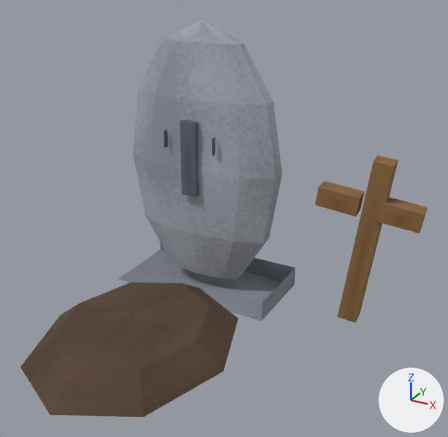
The glTF model packages/client/public/models/props/prop_tombstone.glb, before and after one commit.
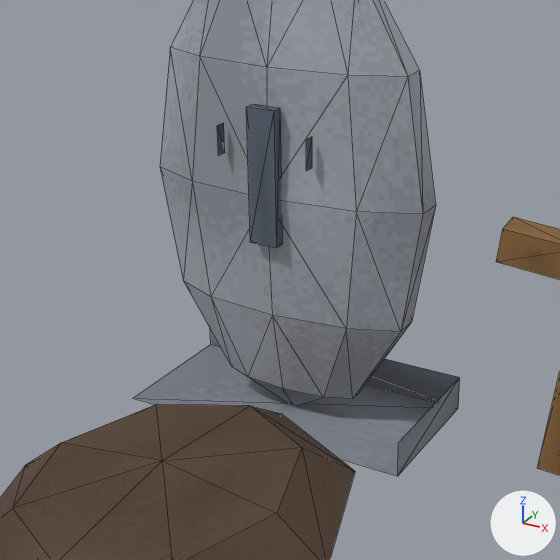
Each version is shown whole from a camera (50 mm lens) standing at (1.48, -2.488, 1.634) and looking at (0.357, -0.446, 0.613), then close up on the part from 10% to 78% of the width and 15% to 84% of the height. Every picture has the same lights, and +X, +Y and +Z are marked at lower right. The last two pictures show the newer version. The close-ups show mesh edges as thin lines. Vertices at exactly the same position are counted once.

Objects in the first close-up: 'prop_tombstone'.
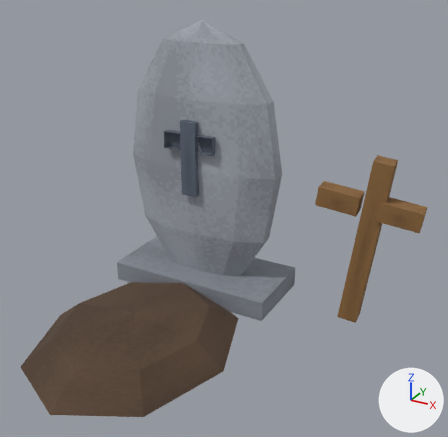
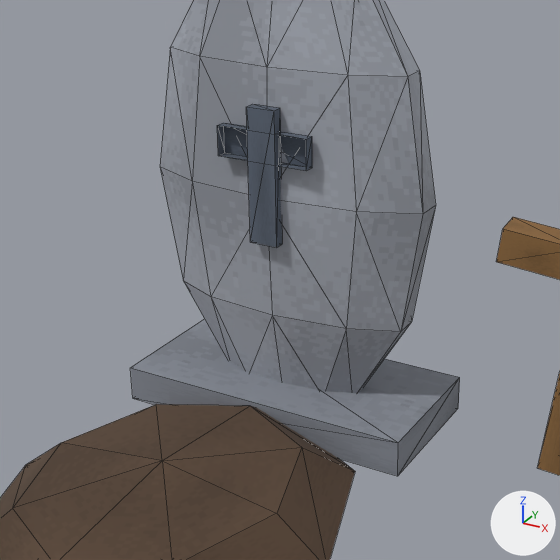
Patch to the scene script:
```diff
--- a/packages/client/public/models/props/prop_tombstone.glb.py
+++ b/packages/client/public/models/props/prop_tombstone.glb.py
@@ me_prop_tombstone @@
 # used by ob_prop_tombstone; location = (0.0, 0.0, 0.0)
 # verts and faces of me_prop_tombstone; kept vertices keep their numbers, new ones are numbered from 125
 # before: 0 (-0.43, -0.2, 0.0) at pixel (132, 398), 1 (-0.43, 0.2, 0.0) at pixel (210, 344), 2 (-0.43, 0.2, 0.1), 3 (0.43, -0.2, 0.0) at pixel (397, 476), 4 (0.43, -0.2, 0.1) at pixel (398, 442)
 # before: 6 (0.43, 0.2, 0.1) at pixel (459, 377)
 # before: 67 (-0.13, -0.14, 0.76) at pixel (218, 155), 68 (-0.13, -0.14, 0.84) at pixel (217, 125), 69 (-0.13, -0.11, 0.76) at pixel (224, 152), 70 (-0.13, -0.11, 0.84) at pixel (223, 122), 71 (0.13, -0.14, 0.76) at pixel (306, 170)
 # before: 72 (0.13, -0.14, 0.84) at pixel (306, 139), 73 (0.13, -0.11, 0.76) at pixel (312, 167), 74 (0.13, -0.11, 0.84) at pixel (312, 136)
-me_prop_tombstone.from_pydata(...)  # 125 vertices, 195 faces; spans x -0.45..1.06, y -1.17..0.2, z -0.15..1.33
+me_prop_tombstone.from_pydata(...)  # 126 vertices, 213 faces; spans x -0.45..1.06, y -1.17..0.2, z -0.15..1.33
+# me_prop_tombstone part 1
+verts[125] = (-0.43, -0.2, 0.1)  # pixel (130, 367)
+faces += [(0, 125, 1), (0, 3, 4), (2, 4, 6), (1, 125, 2), (0, 4, 125), (2, 125, 4)]
+# me_prop_tombstone part 2
+faces += [(69, 70, 73), (67, 69, 73), (70, 72, 74), (70, 74, 73), (67, 73, 71), (68, 72, 70)]
+# other edits to the shape of me_prop_tombstone do not show in these pictures
 me_prop_tombstone.materials.append(mat_wrh_fixed)
```

What differs and where, as boxes (x1, y1, x2, y2) in the close-ups (560 x 560 px):
part 1 of me_prop_tombstone, added
    after: (131, 319, 460, 476)
part 2 of me_prop_tombstone, added (blue)
    after: (218, 123, 312, 171)
